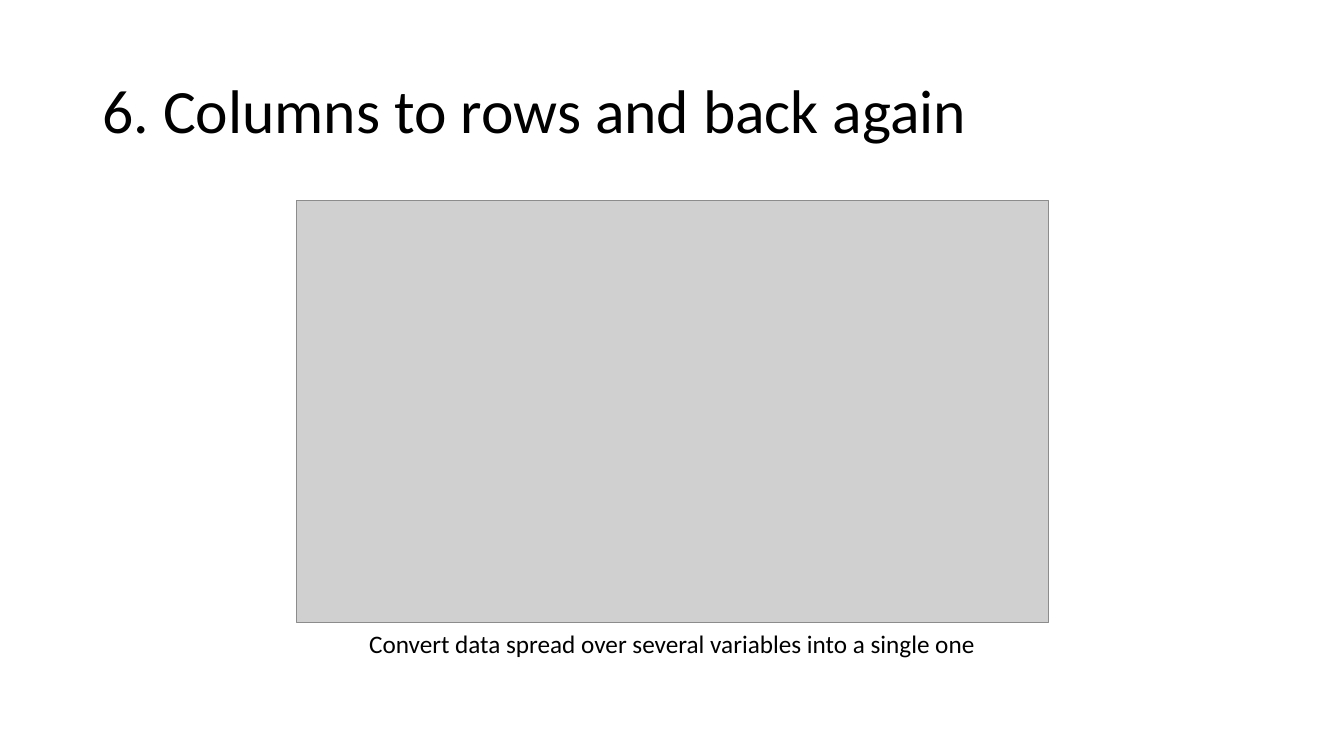
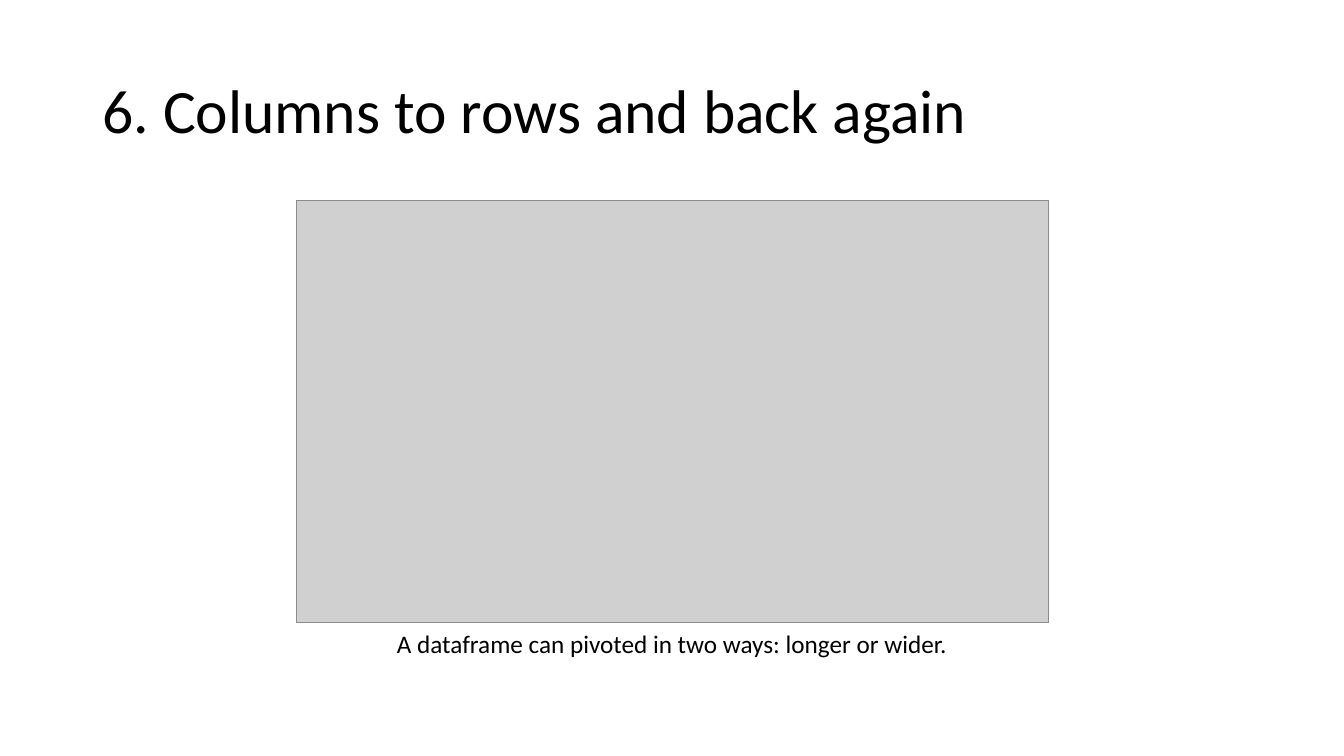
Before and after one commit to ClinicianCoders/ClinicianCoders, a slide deck: slide 29 of Workshops/Workshop4.pptx. Drawn at 1344x756 pixels with LibreOffice and Linux fonts; fonts in the diff are those of the drawing; grey boxes stand for pictures. Boxes give left, top, right and bottom in pixels: in the first picture for what was removed or moved away, otherwise in the second. Text is boxed around its words. In the diff, an @@ line names an element or a change of style, - is before the commit and + after.

```diff
--- a/Workshops/Workshop4.pptx
+++ b/Workshops/Workshop4.pptx
@@ text at [397,635,946,658]: text changed @@
-Convert data spread over several variables into a single one
+A dataframe can pivoted in two ways: longer or wider.
```
Also in this commit, not shown: 3 other slides changed, 1 slide added, 4 other files.
